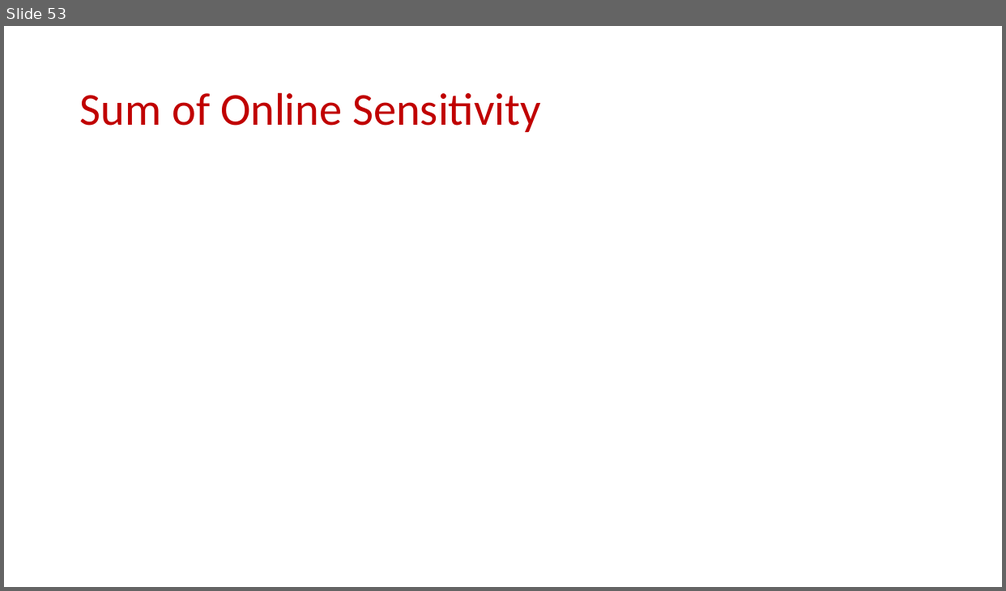
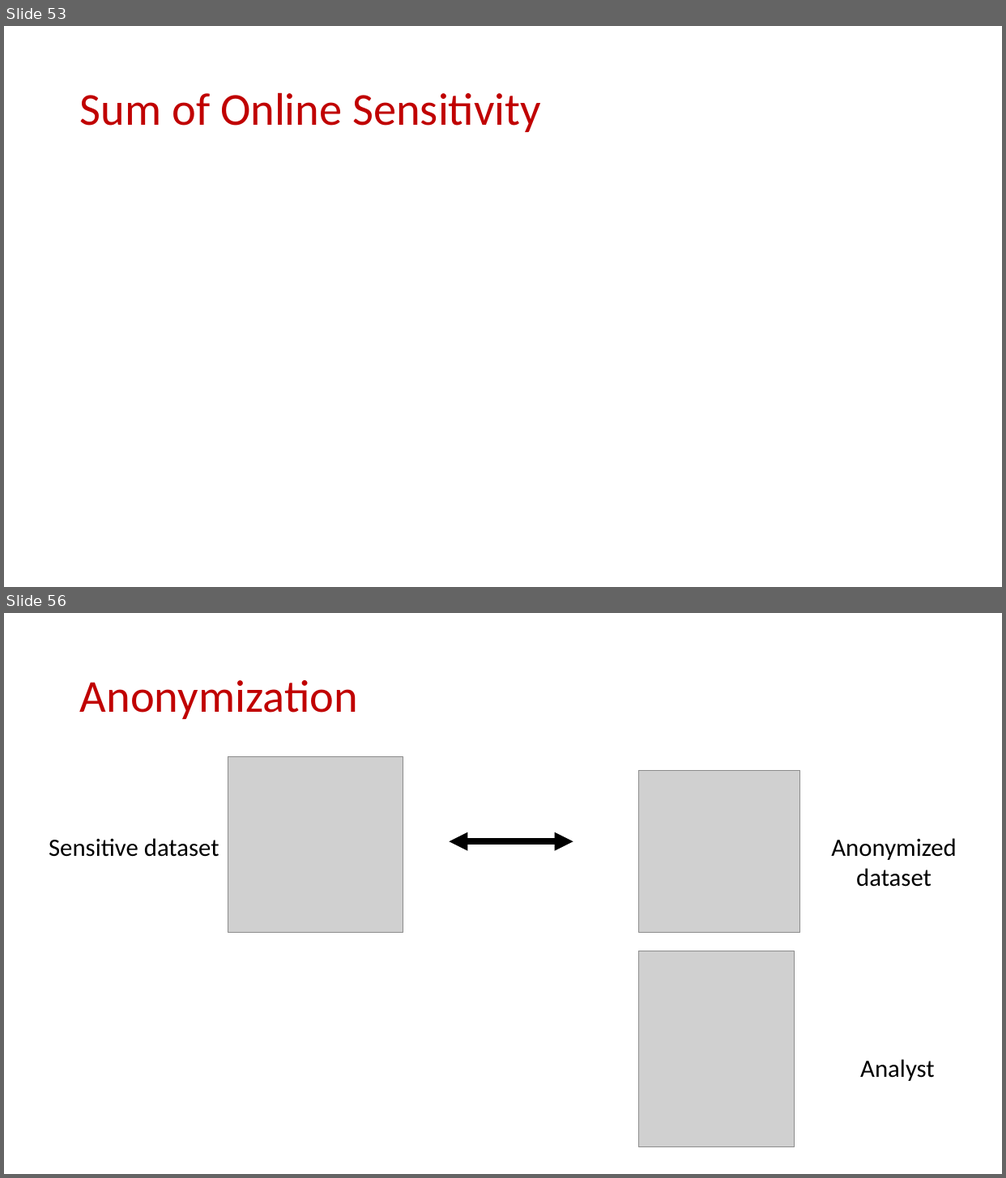
Before and after one commit to samsonzhou/samsonzhou.github.io, a slide deck: CSCE689-23/L22.pptx. Shown one above the other, each under a label of ours: slide 53 before the commit, slides 53 and 56 after it; the slides between them are not shown. The pictures are 1006x591 and 1006x1178 pixels, drawn with LibreOffice and Linux fonts; fonts in the diff are those of the drawing; grey boxes stand for pictures. Boxes give left, top, right and bottom in pixels: in the first picture for what was removed or moved away, otherwise in the second. Text is boxed around its words. In the diff, an @@ line names an element or a change of style, - is before the commit and + after.

```diff
--- a/CSCE689-23/L22.pptx
+++ b/CSCE689-23/L22.pptx
@@ slide 56 added at [4, 613, 1002, 1174], background #FFFFFF @@
@@ title added at [80, 680, 358, 719], 44 pt, text #C00000 @@
+Anonymization
@@ picture added at [228, 756, 403, 932] @@
@@ picture added at [639, 770, 800, 932] @@
@@ text added at [49, 838, 219, 857], 24 pt, text #000000 @@
+Sensitive dataset
@@ double arrow added from (449, 842) to (573, 842), #000000 6 pt @@
@@ text added at [831, 838, 956, 887], 24 pt, text #000000 @@
+Anonymized dataset
@@ picture added at [639, 952, 795, 1147] @@
@@ text added at [860, 1059, 934, 1081], 24 pt, text #000000 @@
+Analyst
```
Also in this commit, not shown: 20 other slides added.
